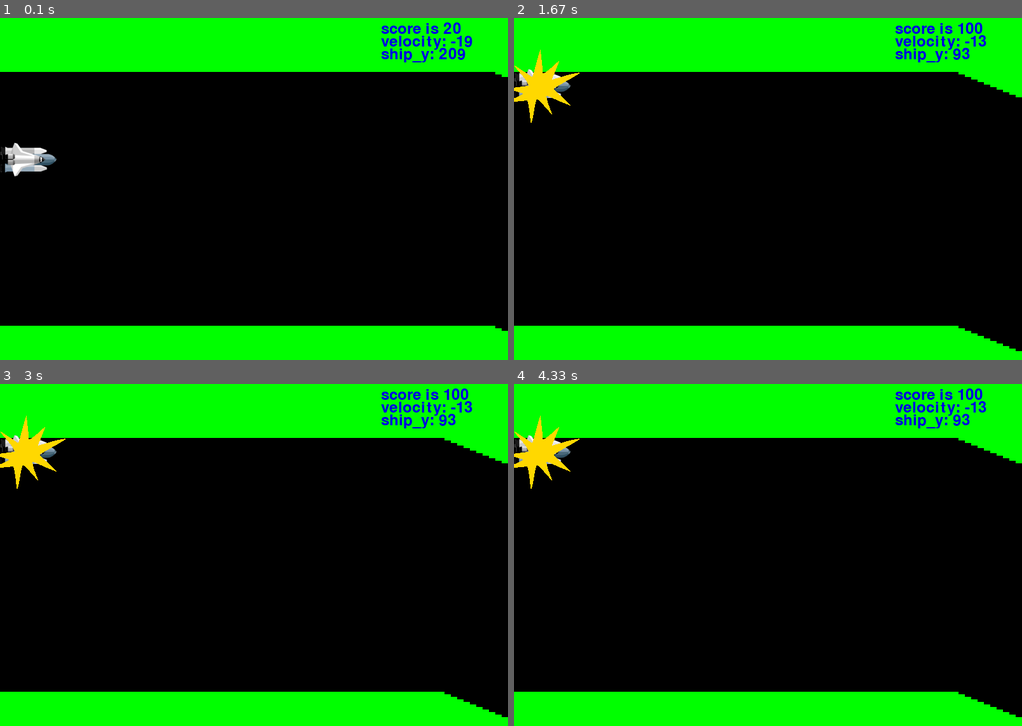
Above: before the commit, frames 1-4 (two rows, left to right).
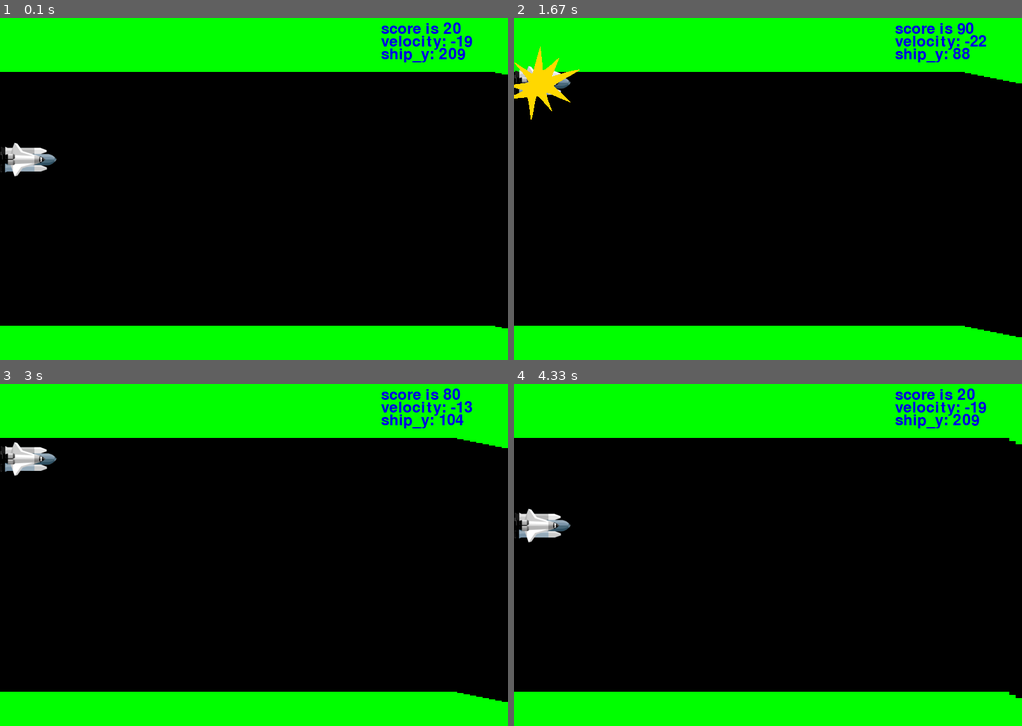
Above: after the commit, the same moments.

Repository: deviankim/pygame9
Game: pygame game, started from 01-cave/june.py
Two runs of this game, one before a commit and one after it. Both use one fixed random seed, a clock stepped at 60 frames per second and the inputs below.
Inputs:
- Up to frame 1 (0.1 s): no input
- Up to frame 2 (1.67 s): tap Space at 0.33, 0.73, 1.03, 1.23, 1.57 s
- Up to frame 3 (3 s): tap Space at 1.87, 2.07, 2.37, 2.63, 2.97 s
- Up to frame 4 (4.33 s): tap Space at 3.4, 3.8, 4.1 s

The runs differ from the first frame. In frame 1, less than 0.1% of the frame differs, in the area x 97-100%, y 16-92%; in frame 2, 1.3%; in frame 3, 2.0%; in frame 4, 2.8%, in the area x 0-100%, y 1-98%.

Commit message:
june-refactoring

Diff:
--- a/01-cave/june.py
+++ b/01-cave/june.py
@@ -10,20 +10,35 @@
 FPSCLOCK: Clock = pygame.time.Clock()
 
 
-def main():
-    """Main Routine"""
+spaceToggle = False
+walls = 80
+ship_y = 250
+velocity = -25
+score = 0
+slope = randint(1, 6)
 
-    # initialize variables
+# setup holes
+holes = []
+for xpos in range(walls):
+    holes.append(Rect(xpos * 10, 100, 10, 400))
+game_over = False
+
+def init():
+    global spaceToggle
+    global walls
+    global ship_y
+    global velocity
+    global score
+    global slope
+    global game_over
+    global holes
+
+    spaceToggle = False
     walls = 80
     ship_y = 250
     velocity = -25
     score = 0
     slope = randint(1, 6)
-    sysfont = pygame.font.SysFont(None, 36)
-    ship_image = pygame.image.load("ship.png")
-    bang_image = pygame.image.load("bang.png")
-
-    ship_height = ship_image.get_height()
 
     # setup holes
     holes = []
@@ -31,8 +46,26 @@
         holes.append(Rect(xpos * 10, 100, 10, 400))
     game_over = False
 
+
+def main():
+    """Main Routine"""
+    global spaceToggle
+    global walls
+    global ship_y
+    global velocity
+    global score
+    global slope
+    global game_over
+    global holes
+    # initialize variables
+    init()
+
     while True:
         is_space_down = False
+        sysfont = pygame.font.SysFont(None, 36)
+        ship_image = pygame.image.load("ship.png")
+        bang_image = pygame.image.load("bang.png")
+        ship_height = ship_image.get_height()
 
         for event in pygame.event.get():
             if event.type == QUIT:
@@ -44,7 +77,11 @@
         # move my ship
         if not game_over:
             score += 10
-            velocity += -3 if is_space_down else 3
+
+            if spaceToggle == False and not is_space_down:
+                spaceToggle = True
+
+            velocity += -3 if is_space_down and spaceToggle == True else 3
 
             ship_y += velocity
 
@@ -62,6 +99,7 @@
             # intersect?
             if ship_y < holes[0].top or holes[0].bottom < ship_y + ship_height:
                 game_over = True
+                spaceToggle = False
 
         # render
         SURFACE.fill((0, 255, 0))
@@ -81,6 +119,10 @@
             SURFACE.blit(bang_image, (0 + ship_image.get_width() / 2 - bang_image.get_width() / 2,
                                       ship_y + ship_image.get_height() / 2 - bang_image.get_height() / 2))
 
+        if game_over and not is_space_down:
+            spaceToggle = True
+        if game_over and is_space_down and spaceToggle == True:
+            init()
         pygame.display.update()
         FPSCLOCK.tick(15)
 
